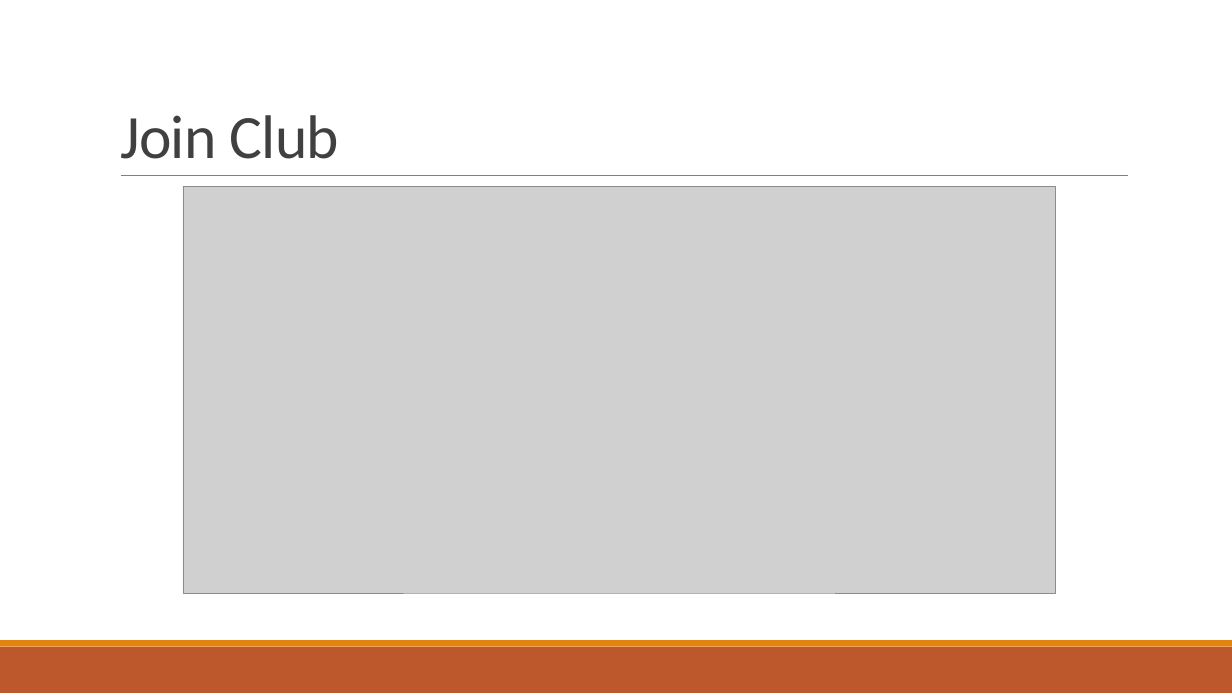
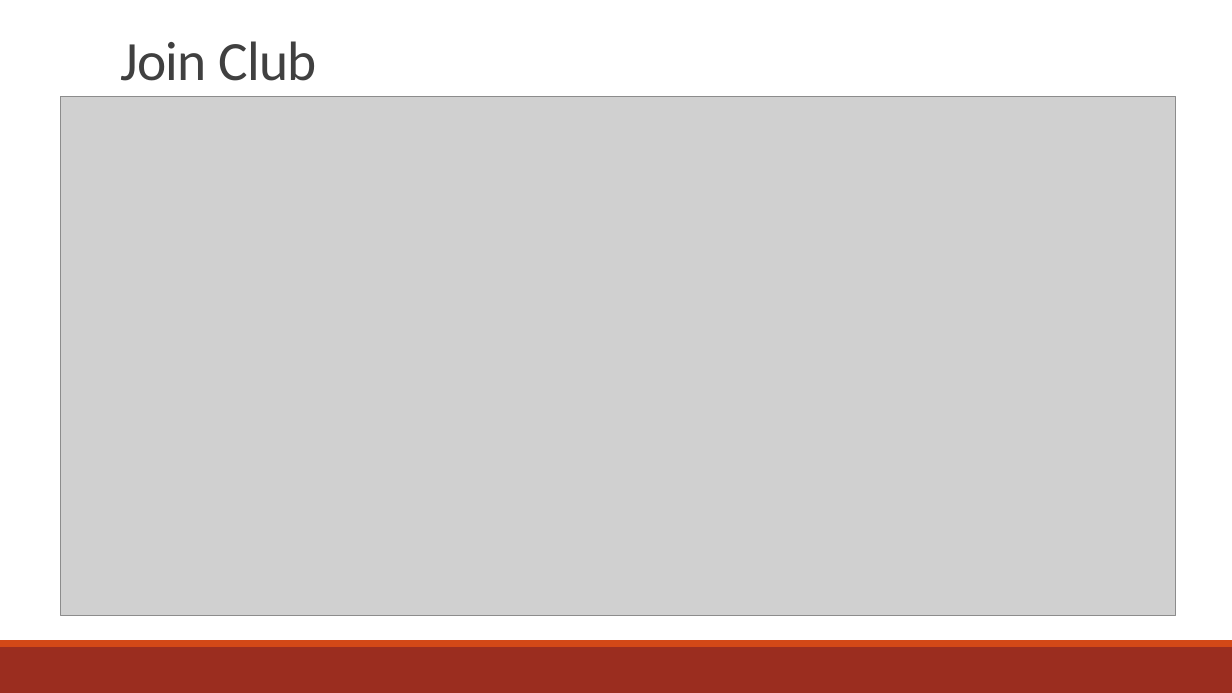
Before and after one commit to amgabriel45/CS495ClubStuff, a slide deck: slide 7 of Crimson Clubs (Design).pptx. Drawn at 1232x693 pixels with LibreOffice and Linux fonts; fonts in the diff are those of the drawing; grey boxes stand for pictures. Boxes give left, top, right and bottom in pixels: in the first picture for what was removed or moved away, otherwise in the second. Text is boxed around its words. In the diff, an @@ line names an element or a change of style, - is before the commit and + after.

Commit message:
Design Changes
Changed the color and made everything bigger so it should be able to be seen better during the presentation.

```diff
--- a/Crimson Clubs (Design).pptx
+++ b/Crimson Clubs (Design).pptx
@@ title "Join Club" at <box>120,41,317,81</box>: size 48 to 43.2 pt @@
@@ picture: place and size @@
-picture at <box>183,187,1055,593</box>
+picture at <box>61,96,1177,616</box>
@@ line removed from (121, 176) to (1128, 176) @@
@@ rectangle at <box>0,647,1232,693</box>: fill #BD582C to #9B2D1F @@
@@ rectangle at <box>0,640,1232,647</box>: fill #E48312 to #D34817 @@
```
Also in this commit, not shown: 11 other slides changed.
